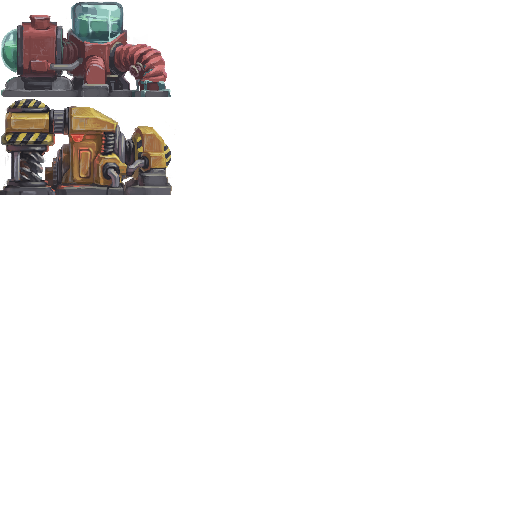
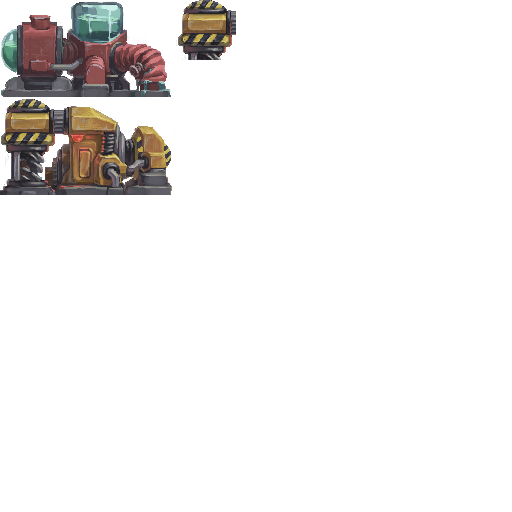
Layers edited between the first and the second 512×512 image:
added layer "Слой 3" above "Слой 1" over [176,0,236,60]
